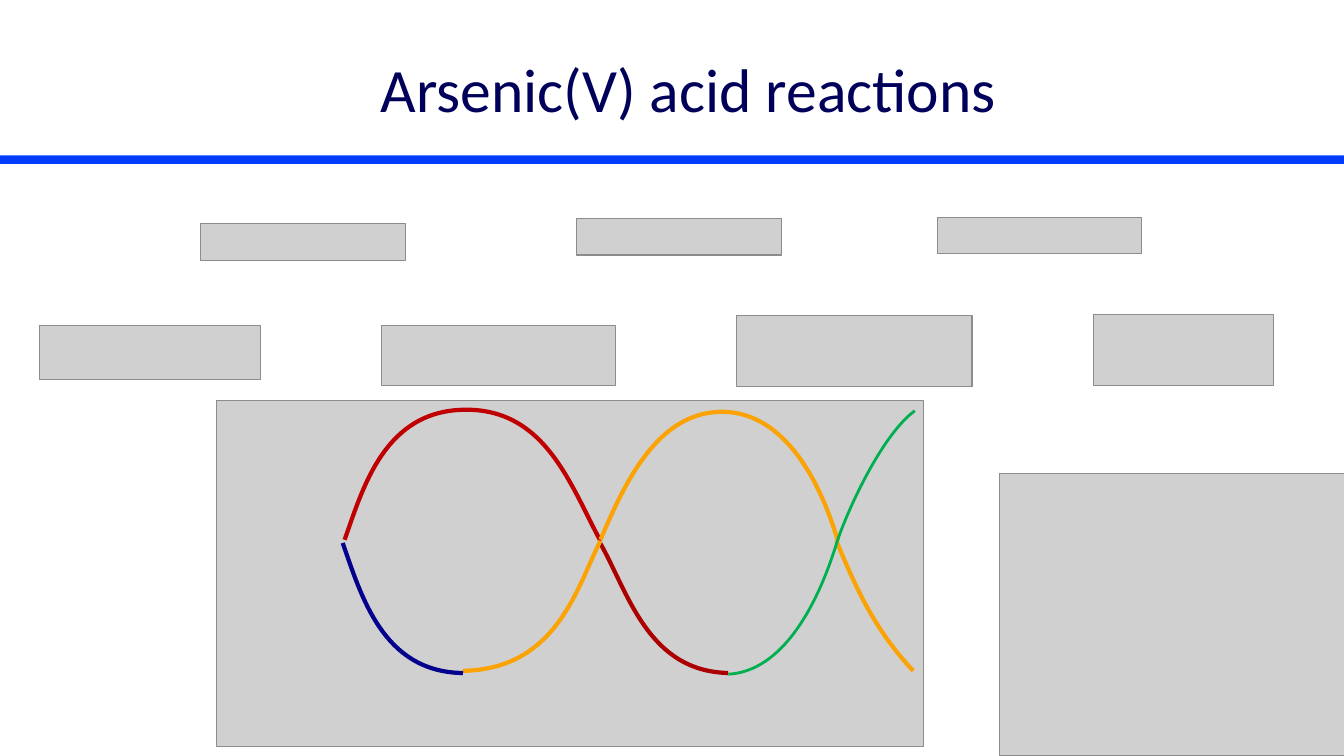
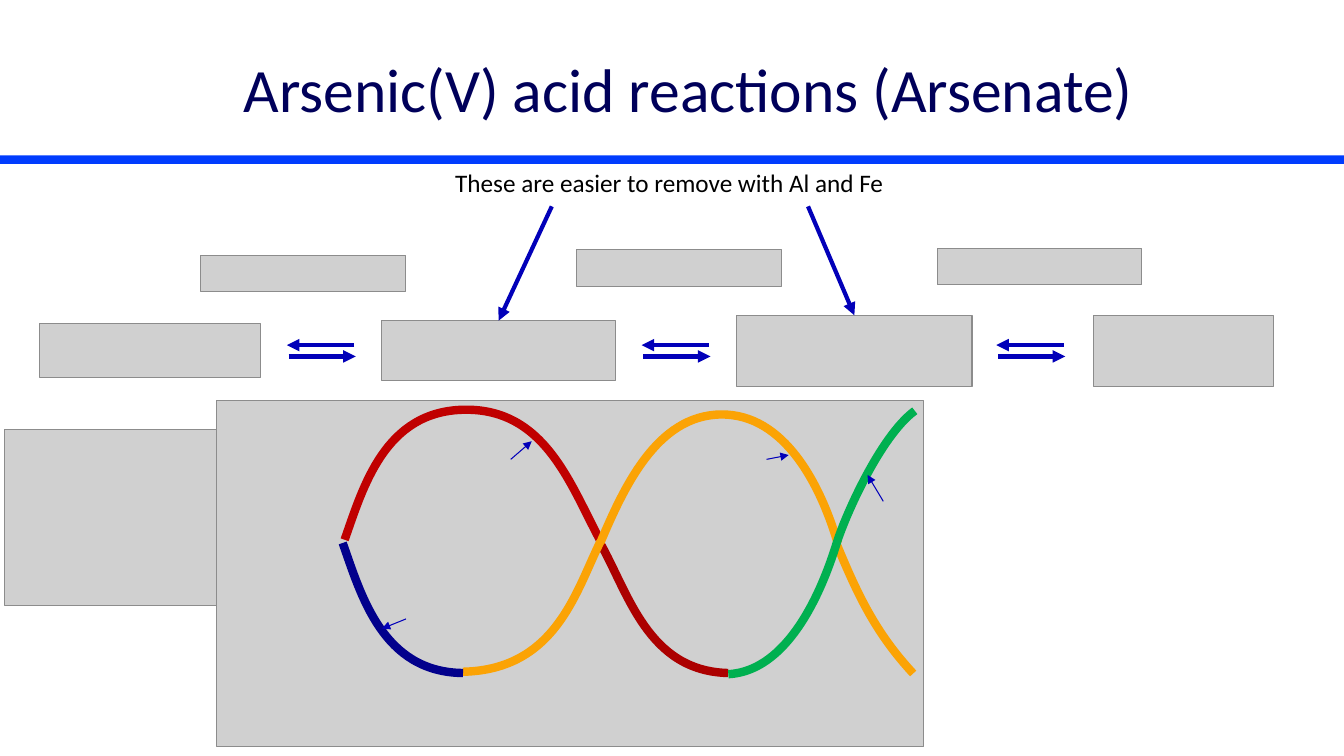
Before and after one commit to monroews/CEE4590, a slide deck: slide 21 of Lectures/Arsenic.pptx (slide 4 before the commit). Drawn at 1344x756 pixels with LibreOffice and Linux fonts; fonts in the diff are those of the drawing; grey boxes stand for pictures. Boxes give left, top, right and bottom in pixels: in the first picture for what was removed or moved away, otherwise in the second. Text is boxed around its words. In the diff, an @@ line names an element or a change of style, - is before the commit and + after.

Commit message:
arsenic

```diff
--- a/Lectures/Arsenic.pptx
+++ b/Lectures/Arsenic.pptx
@@ title at [244,67,1133,121]: text changed @@
-Arsenic(V) acid reactions
+Arsenic(V) acid reactions (Arsenate)
@@ text added at [455,174,883,193], 18 pt, text #000000 @@
+These are easier to remove with Al and Fe
@@ arrow added from (552, 207) to (499, 321), #0300BA 3 pt @@
@@ arrow added from (809, 207) to (855, 316), #0300BA 3 pt @@
@@ 3 pictures: place and size @@
-3 pictures at [201,218,1142,260]
+3 pictures at [201,249,1142,291]
@@ picture: place and size @@
-picture at [382,326,616,386]
+picture at [382,321,616,381]
@@ arrow added from (354, 345) to (287, 345), #0300BA 3 pt @@
@@ arrow added from (288, 357) to (356, 357), #0300BA 3 pt @@
@@ arrow added from (709, 345) to (642, 345), #0300BA 3 pt @@
@@ arrow added from (643, 357) to (711, 357), #0300BA 3 pt @@
@@ arrow added from (1064, 345) to (996, 345), #0300BA 3 pt @@
@@ arrow added from (998, 357) to (1066, 357), #0300BA 3 pt @@
@@ freeform shape at [345,409,601,540]: outline #C00000 3 pt to #C00000 6 pt @@
@@ outline #FBA305 3 pt to #FBA305 6 pt; outline redrawn in 3 elements at [463,541,600,671], [837,543,913,674], [601,414,838,543] @@
@@ freeform shape at [729,411,915,675]: outline #00B050 2 pt to #00B050 6 pt @@
@@ picture added at [5,430,222,606] @@
@@ arrow added from (511, 460) to (532, 442), #0300BA 0.75 pt @@
@@ arrow added from (766, 460) to (788, 455), #0300BA 0.75 pt @@
@@ arrow added from (883, 501) to (868, 475), #0300BA 0.75 pt @@
@@ picture removed at [999,473,1344,756] @@
@@ freeform shape at [343,543,463,674]: outline #02008D 3 pt to #02008D 6 pt @@
@@ freeform shape at [600,543,728,674]: outline #AC0000 3 pt to #AC0000 6 pt @@
@@ arrow added from (406, 619) to (382, 629), #0300BA 0.75 pt @@
```
Also in this commit, not shown: 1 other slide changed, 24 slides added, 3 slides removed, 1 other file.
